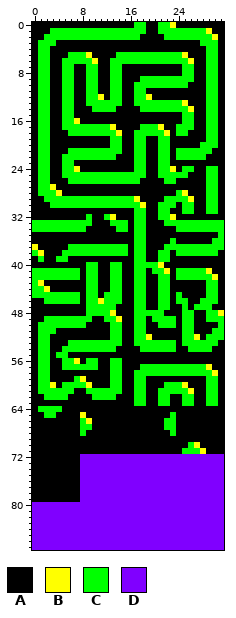
File history of a sprite sheet, game/assets/tiles.png. Above: the version before the commit.
The file is 32x88 pixels.
Palette (. is transparent): A #000000  B #ffff00  C #00ff00  D #8000ff
Pixels before (only the part around the change), first column x 0:
 0 AAAAAAAAAAAAAAAAACCAACCBAAAAAAAA
 1 AAACCCCCCCCCCCCCCCCAACCCCCCCCBAA
 2 AACCCCCCCCCCCCCCCCAAAACCCCCCCCBA
 3 ACCCAAAAAAAAAAAAAAAAAAAAAAAACCCA
 4 ACCAAAAAAAAAAAAAAAAAAAAAAAAAACCA
 5 ACCAAACCCBAAAACCCCCCCCCCCBAAACCA
 6 ACCAACCCCCBAACCCCCCCCCCCCCBAACCA
 7 ACCAACCAACCAACCAAAAAAAAAACCAACCA
 8 ACCAACCAACCAACCAAAAAAAAAACCAACCA
 9 ACCAACCAACCAACCAAACCCCCCCCCAACCA
10 ACCAACCAACCAACCAACCCCCCCCCAAACCA
11 ACCAACCAACCAACCAACCAAAAAAAAAACCA
12 ACCAACCAACCBACCAACCBAAAAAAAAACCA
13 ACCAACCAACCCCCCAACCCCCCCCBAAACCA
14 ACCAACCAAACCCCAAAACCCCCCCCBAACCA
15 ACCAACCAAAAAAAAAAAAAAAAAACCAACCA
16 ACCAACCBAAAAAAAAAAAAAAAAACCAACCA
17 ACCAACCCCCCCCBAAAACCCBAACCCAACCA
18 ACCAAACCCCCCCCBAACCCCCBACCAAACCA
19 ACCAAAAAAAAAACCAACCAACCAAAAAACCA
20 ACCAAAAAAAAAACCAACCAACCAAAAACCCA
21 ACCAAACCCCCCCCCAACCAACCACCCCCCAA
22 ACCAACCCCCCCCCAAACCAACCACCCCCAAA
23 ACCAACCAAAAAAAAAACCAACCAAAAAAAAA
24 ACCAACCBAAAAAAAAACCAACCBACCAACCA
25 ACCAACCCCCCCCCCCCCCAACCCCCAAACCA
26 ACCAAACCCCCCCCCCCCAAAACCAAAAACCA
27 ACCBAAAAAAAAAAAAAAAAAAAAAAAAACCA
28 ACCCBAAAAAAAAAAAAAAAAAAACBAAACCA
29 AACCCCCCCCCCCCCCCBAAAACCCCBAACCA
30 AAACCCCCCCCCCCCCCCBAACCCACCAACCA
31 AAAAAAAAAAAAAAAAACCAACCAACCAACCA
32 AAAAAAAAACAACBAAACCAACCBAAAAAAAA
33 CCCCCCCCCCAAACCCACCAAACCCCCCCCCC
34 CCCCCCCCCAAAAACCACCAAAAACCCCCCCC
35 AAAAAAAAAAAAAAAAACCAAAAAAAAAAAAC
36 AAAAAAAAAAAAAAAAACCAAAACAAAAAACC
37 BAAAAACCCCCCCCCCACCAAACCCCCCCCCC
38 CBAAACCCCCCCCCCCACCAACCACCCCCCCA
39 ACAACCAAAAAAAAAAACCAACCAAAAAAAAA
40 AAAAAAAAACCAACCAACCCCBAAAAAAAAAA
41 CCCCCCCCACCAACCAACCACCBACCCCCBAA
42 CCCCCCCCACCAACCAACCAACCACCCCCCBA
43 CBAAAAAAACCAACCAACCAACCAAAAAACCA
44 CCBAAAAAACCAACCAACCAACCAAAAAACCA
45 CCCCCCCCACCACCCAACCAACCACAAAACCA
46 AACCCCCCACCBCCCAACCAACCACCAACCCA
47 AAAAAAAAACCCCCAAACCAACCAACACCCAA
48 AAAAAAAAACCCCBAAACCCCCAAACCAACCB
49 AACCCCCCCCAACCBAACCACCCCACCAACCC
50 ACCCCCCCCAAAACCAACCAACCCACCAAAAC
51 ACCCAAAAAAAAACCAACCAAAAAACCAAACC
52 ACCAAAAAAAAAACCAACCBAAAAACCBACCC
53 ACCAAACCCCCCCCCAACCCCCCCACCCCCCA
54 ACCAACCCCCCCCCAAAACCCCCCAACCCCAA
55 ACCACCAAAAAAAAAAAAAAAAAAAAAAAAAA
56 ACCAACCBACCAACCAAAAAAAAAAAAAAAAA
57 ACCAACCCCCCAACCAAACCCCCCCCCCCBAA
58 ACCAAAAAAAAAACCAACCCCCCCCCCCCCBA
59 ACCAAAACBAAAACCAACCAAAAAAAAAACCA
60 ACCBACCCCBAAACCAACCAAACCCBAAACCA
61 ACCCCCCAACCCCCCAACCAACCCCCBAACCA
62 AACCCCAAAACCCCAAACCAACCAACCAACCA
63 AAAAAAAAAAAAAAAAACCAACCAACCAACCA
64 ACCCCAAAAAAAAAAAAAAAAAAAAAAAAAAA
65 AACCAAAABAAAAAAAAAAAAAACAAAAAAAA
66 AAAAAAAACBAAAAAAAAAAAACCAAAAAAAA
67 AAAAAAAACCAAAAAAAAAAAACCAAAAAAAA
68 AAAAAAAACAAAAAAAAAAAAAACAAAAAAAA
69 AAAAAAAAAAAAAAAAAAAAAAAAAAAAAAAA
70 AAAAAAAAAAAAAAAAAAAAAAAAAACBAAAA
71 AAAAAAAAAAAAAAAAAAAAAAAAACCCBAAA
72 AAAAAAAADDDDDDDDDDDDDDDDDDDDDDDD
73 AAAAAAAADDDDDDDDDDDDDDDDDDDDDDDD
74 AAAAAAAADDDDDDDDDDDDDDDDDDDDDDDD
75 AAAAAAAADDDDDDDDDDDDDDDDDDDDDDDD
After:
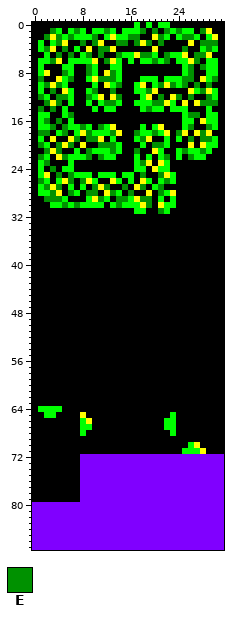
Colours new in this view: E #009100
From old to new:
y 0: x 18..19 CA -> AC; x 23 B -> A
y 1: x 3 C -> E; x 5 C -> A; x 7 C -> E; x 9 C -> A; x 12 C -> E; x 14 C -> A; x 18 C -> E; x 20..22 ACC -> EAE; x 24 C -> E; x 27..28 CC -> AE
y 2: x 2..4 CCC -> EBE; x 6 C -> E; x 10..11 CC -> EA; x 13 C -> B; x 16..17 CC -> EE; x 20..21 AA -> BE; x 23 C -> A; x 25..26 CC -> EE; x 28 C -> A
y 3: x 2 C -> A; x 4..5 AA -> EB; x 8 A -> E; x 10..11 AA -> EB; x 14..15 AA -> EE; x 17..19 AAA -> EBE; x 21 A -> E; x 26 A -> B; x 28..30 CCC -> EEE
y 4: x 2..3 CA -> EB; x 5 A -> E; x 7 A -> C; x 9 A -> B; x 11..13 AAA -> EEB; x 20 A -> B; x 25 A -> E; x 28..29 AC -> CE
y 5: x 1 C -> A; x 4 A -> E; x 6..7 CC -> EA; x 9 B -> E; x 11 A -> E; x 14 C -> E; x 17..19 CCC -> BEE; x 21..22 CC -> AE; x 27..30 AACC -> EEBA
y 6: x 3..5 AAC -> EBA; x 12..13 AC -> EB; x 15 C -> A; x 17 C -> A; x 20 C -> E; x 22..23 CC -> EA; x 27 A -> E
y 7: x 2 C -> A; x 9 C -> E; x 26 C -> E; x 28 A -> E
y 8: x 2 C -> B; x 5 C -> E; x 9 C -> E; x 12..13 AC -> BE; x 26 C -> E
y 9: x 1..2 CC -> EA; x 4 A -> B; x 6 C -> E; x 10..13 CAAC -> BEEE; x 21 C -> A; x 25..26 CC -> EE; x 28 A -> B; x 30 C -> E
y 10: x 2..4 CAA -> EBE; x 6 C -> A; x 9 C -> A; x 12 A -> B; x 14 C -> E; x 18..19 CC -> BA; x 21..23 CCC -> EBE; x 25 C -> E; x 27 A -> E; x 29..30 CC -> EA
y 11: x 2..3 CA -> AE; x 5 C -> B; x 10 C -> E; x 13..14 CC -> EA; x 19..20 AA -> EB; x 26..29 AAAC -> BCEB
y 12: x 1 C -> E; x 4..5 AC -> EE; x 9 C -> E; x 13..14 CC -> BE; x 17 C -> A; x 21 A -> E; x 23..24 AA -> BE; x 26 A -> E; x 29 C -> E
y 13: x 1..5 CCAAC -> AEBEA; x 10 C -> A; x 12..13 CC -> EE; x 20..22 CCC -> EEB; x 24 C -> A; x 27..30 AACC -> BEEE
y 14: x 1..3 CCA -> EAE; x 6 C -> A; x 11 C -> A; x 19 C -> E; x 22 C -> A; x 26 B -> A; x 30 C -> A
y 15: x 6 C -> E; x 26..27 CA -> EE
y 16: x 2 C -> E; x 4..5 AC -> EA; x 7 B -> A; x 28 A -> B
y 17: x 3 A -> E; x 5 C -> E; x 8 C -> E; x 10..11 CC -> AE; x 19 C -> A; x 24 C -> A; x 26 C -> E; x 29 C -> E
y 18: x 1..2 CC -> EE; x 4..6 AAC -> CEA; x 8..9 CC -> BE; x 13 C -> E; x 17 C -> E; x 20 C -> E; x 24..25 CC -> EB; x 27..30 AACC -> BEBA
y 19: x 2..3 CA -> AB; x 6..7 AA -> BE; x 9..11 AAA -> EEB; x 14 C -> A; x 18..19 CA -> EB; x 21 C -> A; x 24 A -> C; x 26 A -> E; x 28..29 AC -> EE
y 20: x 1 C -> E; x 4..6 AAA -> EBE; x 8 A -> B; x 11..13 AAC -> EEE; x 17 C -> A; x 20..21 AC -> EE; x 26 A -> B; x 28 C -> B
y 21: x 1..4 CCAA -> AEBE; x 6 C -> A; x 8..9 CC -> AE; x 13 C -> E; x 17..18 CC -> EA; x 20 A -> B; x 22 C -> A; x 25 C -> E; x 28 C -> E
y 22: x 1 C -> E; x 4..5 AC -> BE; x 9..11 CCC -> EAE; x 18..19 CA -> AC; x 22 C -> E; x 25..26 CC -> AE
y 23: x 2 C -> E; x 5 C -> A; x 18..19 CA -> EB; x 21 C -> B
y 24: x 2..3 CA -> AE; x 7 B -> A; x 20 A -> B; x 23 B -> A; x 25..26 CC -> AA; x 29..30 CC -> AA
y 25: x 2 C -> B; x 4..6 ACC -> EAE; x 10 C -> A; x 14 C -> A; x 17..18 CC -> AE; x 21..22 CC -> EB; x 24..25 CC -> AA; x 29..30 CC -> AA
y 26: x 1 C -> E; x 4..9 AACCCC -> CBEAEB; x 11..13 CCC -> AAB; x 15 C -> A; x 17..19 CAA -> ABC; x 21..22 AC -> CE; x 29..30 CC -> AA
y 27: x 2 C -> E; x 4 A -> E; x 6 A -> C; x 8 A -> C; x 10..12 AAA -> EBE; x 15 A -> E; x 17..18 AA -> BE; x 20..21 AA -> CE; x 29..30 CC -> AA
y 28: x 3 C -> E; x 6..7 AA -> EC; x 9..10 AA -> EE; x 12..14 AAA -> BEC; x 16 A -> E; x 19 A -> B; x 21..25 AAACB -> ECBAA; x 29..30 CC -> AA
y 29: x 2..4 CCC -> EEE; x 6..8 CCC -> AAA; x 10..11 CC -> BE; x 13..15 CCC -> AEE; x 18..19 AA -> EE; x 21..22 AC -> CA; x 24..26 CCB -> AAA; x 29..30 CC -> AA
y 30: x 5 C -> E; x 7 C -> E; x 12 C -> A; x 14 C -> E; x 19 A -> E; x 21 C -> B; x 25..26 CC -> AA; x 29..30 CC -> AA
y 31: x 21 C -> E; x 25..26 CC -> AA; x 29..30 CC -> AA
y 32: x 9 C -> A; x 12..13 CB -> AA; x 17..18 CC -> AA; x 21..23 CCB -> AAA
y 33: x 0..9 CCCCCCCCCC -> AAAAAAAAAA; x 13..15 CCC -> AAA; x 17..18 CC -> AA; x 22..31 CCCCCCCCCC -> AAAAAAAAAA
y 34: x 0..8 CCCCCCCCC -> AAAAAAAAA; x 14..15 CC -> AA; x 17..18 CC -> AA; x 24..31 CCCCCCCC -> AAAAAAAA
y 35: x 17..18 CC -> AA; x 31 C -> A
y 36: x 17..18 CC -> AA; x 23 C -> A; x 30..31 CC -> AA
y 37: x 0 B -> A; x 6..15 CCCCCCCCCC -> AAAAAAAAAA; x 17..18 CC -> AA; x 22..31 CCCCCCCCCC -> AAAAAAAAAA
y 38: x 0..1 CB -> AA; x 5..15 CCCCCCCCCCC -> AAAAAAAAAAA; x 17..18 CC -> AA; x 21..22 CC -> AA; x 24..30 CCCCCCC -> AAAAAAA
y 39: x 1 C -> A; x 4..5 CC -> AA; x 17..18 CC -> AA; x 21..22 CC -> AA
y 40: x 9..10 CC -> AA; x 13..14 CC -> AA; x 17..21 CCCCB -> AAAAA
y 41: x 0..7 CCCCCCCC -> AAAAAAAA; x 9..10 CC -> AA; x 13..14 CC -> AA; x 17..18 CC -> AA; x 20..22 CCB -> AAA; x 24..29 CCCCCB -> AAAAAA
y 42: x 0..7 CCCCCCCC -> AAAAAAAA; x 9..10 CC -> AA; x 13..14 CC -> AA; x 17..18 CC -> AA; x 21..22 CC -> AA; x 24..30 CCCCCCB -> AAAAAAA
y 43: x 0..1 CB -> AA; x 9..10 CC -> AA; x 13..14 CC -> AA; x 17..18 CC -> AA; x 21..22 CC -> AA; x 29..30 CC -> AA
y 44: x 0..2 CCB -> AAA; x 9..10 CC -> AA; x 13..14 CC -> AA; x 17..18 CC -> AA; x 21..22 CC -> AA; x 29..30 CC -> AA
y 45: x 0..7 CCCCCCCC -> AAAAAAAA; x 9..10 CC -> AA; x 12..14 CCC -> AAA; x 17..18 CC -> AA; x 21..22 CC -> AA; x 24 C -> A; x 29..30 CC -> AA
y 46: x 2..7 CCCCCC -> AAAAAA; x 9..14 CCBCCC -> AAAAAA; x 17..18 CC -> AA; x 21..22 CC -> AA; x 24..25 CC -> AA; x 28..30 CCC -> AAA
y 47: x 9..13 CCCCC -> AAAAA; x 17..18 CC -> AA; x 21..22 CC -> AA; x 25 C -> A; x 27..29 CCC -> AAA
y 48: x 9..13 CCCCB -> AAAAA; x 17..21 CCCCC -> AAAAA; x 25..26 CC -> AA; x 29..31 CCB -> AAA
y 49: x 2..9 CCCCCCCC -> AAAAAAAA; x 12..14 CCB -> AAA; x 17..18 CC -> AA; x 20..23 CCCC -> AAAA; x 25..26 CC -> AA; x 29..31 CCC -> AAA
y 50: x 1..8 CCCCCCCC -> AAAAAAAA; x 13..14 CC -> AA; x 17..18 CC -> AA; x 21..23 CCC -> AAA; x 25..26 CC -> AA; x 31 C -> A
y 51: x 1..3 CCC -> AAA; x 13..14 CC -> AA; x 17..18 CC -> AA; x 25..26 CC -> AA; x 30..31 CC -> AA
y 52: x 1..2 CC -> AA; x 13..14 CC -> AA; x 17..19 CCB -> AAA; x 25..27 CCB -> AAA; x 29..31 CCC -> AAA
y 53: x 1..2 CC -> AA; x 6..14 CCCCCCCCC -> AAAAAAAAA; x 17..23 CCCCCCC -> AAAAAAA; x 25..30 CCCCCC -> AAAAAA
y 54: x 1..2 CC -> AA; x 5..13 CCCCCCCCC -> AAAAAAAAA; x 18..23 CCCCCC -> AAAAAA; x 26..29 CCCC -> AAAA
y 55: x 1..2 CC -> AA; x 4..5 CC -> AA
y 56: x 1..2 CC -> AA; x 5..7 CCB -> AAA; x 9..10 CC -> AA; x 13..14 CC -> AA
y 57: x 1..2 CC -> AA; x 5..10 CCCCCC -> AAAAAA; x 13..14 CC -> AA; x 18..29 CCCCCCCCCCCB -> AAAAAAAAAAAA
y 58: x 1..2 CC -> AA; x 13..14 CC -> AA; x 17..30 CCCCCCCCCCCCCB -> AAAAAAAAAAAAAA
y 59: x 1..2 CC -> AA; x 7..8 CB -> AA; x 13..14 CC -> AA; x 17..18 CC -> AA; x 29..30 CC -> AA
y 60: x 1..3 CCB -> AAA; x 5..9 CCCCB -> AAAAA; x 13..14 CC -> AA; x 17..18 CC -> AA; x 22..25 CCCB -> AAAA; x 29..30 CC -> AA
y 61: x 1..6 CCCCCC -> AAAAAA; x 9..14 CCCCCC -> AAAAAA; x 17..18 CC -> AA; x 21..26 CCCCCB -> AAAAAA; x 29..30 CC -> AA
y 62: x 2..5 CCCC -> AAAA; x 10..13 CCCC -> AAAA; x 17..18 CC -> AA; x 21..22 CC -> AA; x 25..26 CC -> AA; x 29..30 CC -> AA
y 63: x 17..18 CC -> AA; x 21..22 CC -> AA; x 25..26 CC -> AA; x 29..30 CC -> AA
Changed places in both pictures, as pixel boxes (x1, y1, x2, y2):
changed: (32, 22, 224, 406)
